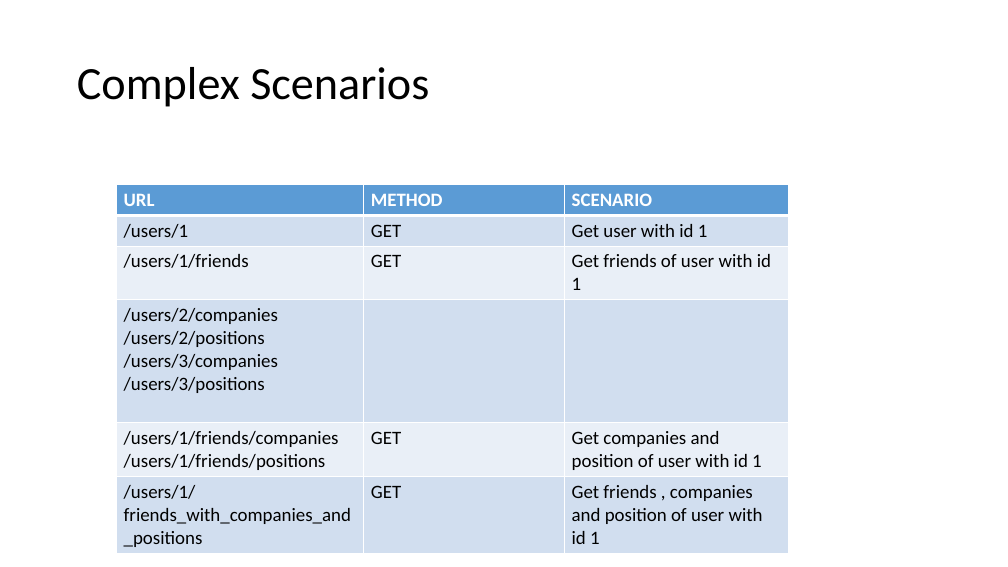
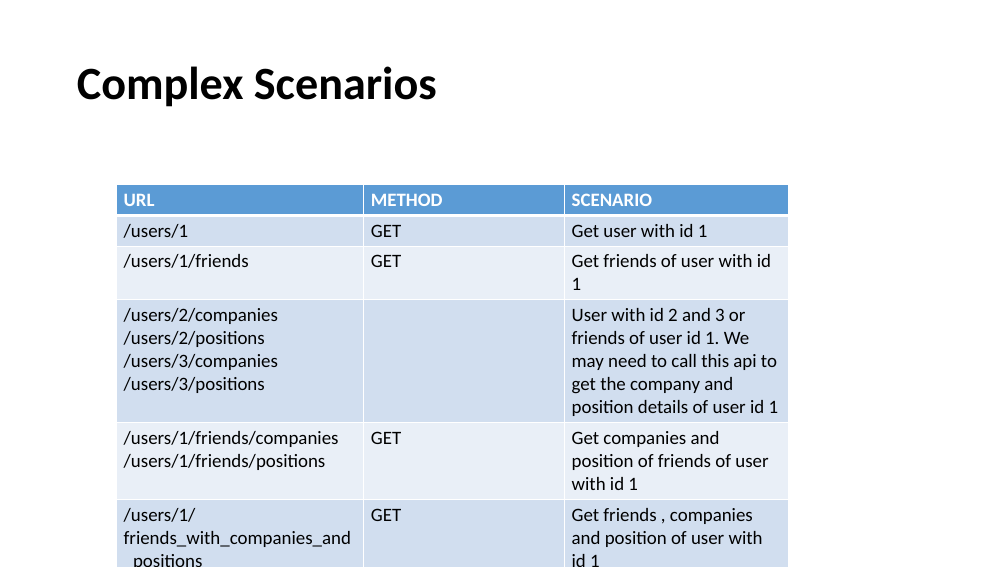
Before and after one commit to arunprabug/graphql-demo, a slide deck: slide 9 of GraphQL-Introduction.pptx. Drawn at 1008x567 pixels with LibreOffice and Linux fonts; fonts in the diff are those of the drawing. Boxes give left, top, right and bottom in pixels: in the first picture for what was removed or moved away, otherwise in the second. Text is boxed around its words. In the diff, an @@ line names an element or a change of style, - is before the commit and + after.

```diff
--- a/GraphQL-Introduction.pptx
+++ b/GraphQL-Introduction.pptx
@@ title "Complex Scenarios" at [77,66,437,107]: bold on @@
@@ table at [116,185,789,567] @@
-row 4, column 3: 
+row 4, column 3: User with id 2 and 3 or friends of user id 1. We may need to call this api to get the company and position details of user id 1
-row 5, column 3: Get companies and position of user with id 1
+row 5, column 3: Get companies and position of friends of user with id 1
```
Also in this commit, not shown: 20 other slides changed, 23 slides added, 1 slide removed.
